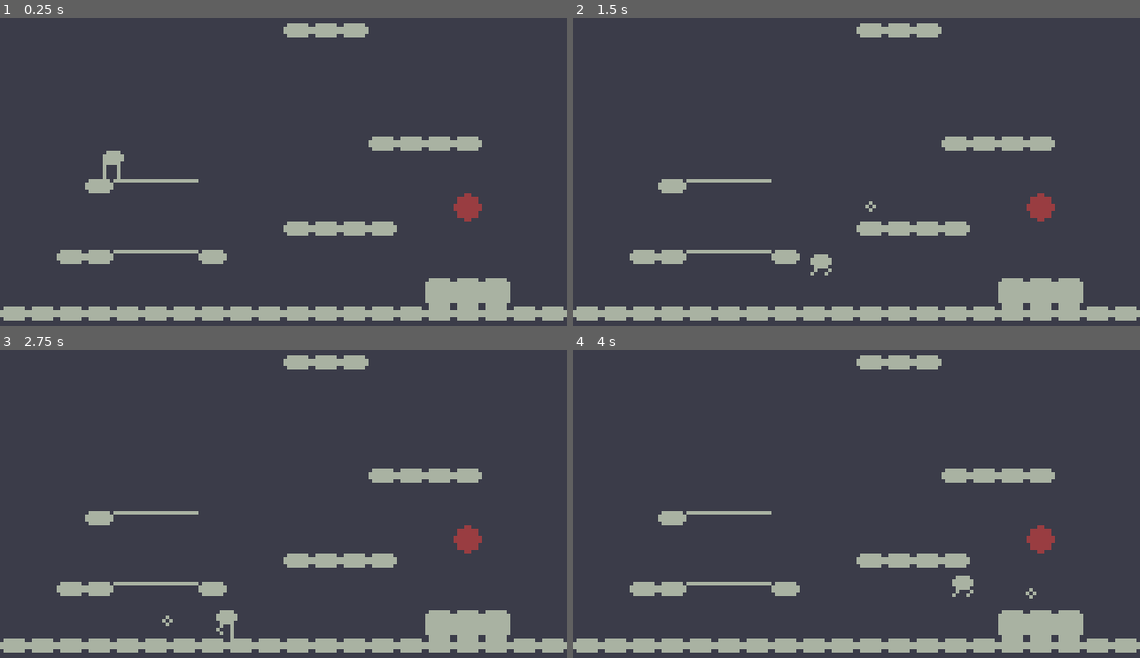
Above: before the commit, frames 1-4 (two rows, left to right).
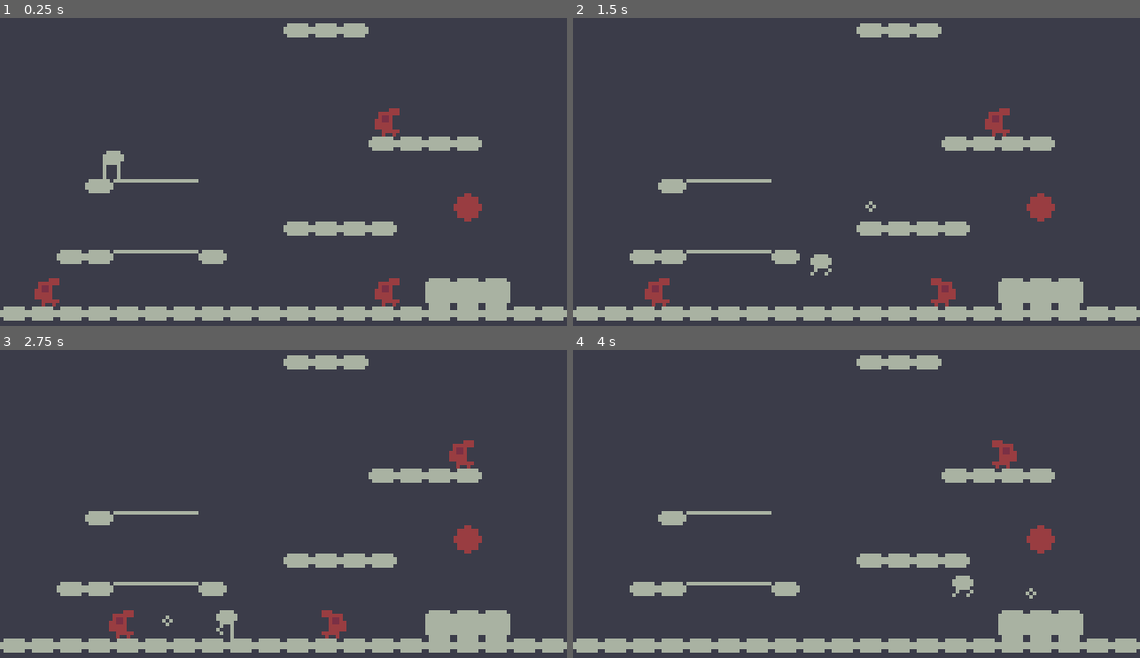
Above: after the commit, the same moments.

Repository: kbattson/jjt1
Game: Godot game, scene res://Scenes/main.tscn
Two runs of this game, one before a commit and one after it. Both use one fixed random seed, a clock stepped at 60 frames per second and the inputs below.
Inputs:
- Up to frame 1 (0.25 s): no input
- Up to frame 2 (1.5 s): hold Left (shoot) 0.53-1.28 s; hold D (right) from 0.53 s (still down); tap Space (jump) at 0.77 s; tap Left (shoot) at 1.35 s
- Up to frame 3 (2.75 s): tap Space (jump) at 1.52 s; release D (right) at 2.03 s; hold A (left) from 2.03 s (still down); hold Left (shoot) from 2.03 s (still down)
- Up to frame 4 (4 s): release A (left) at 2.78 s; release Left (shoot) at 2.78 s; hold D (right) from 2.78 s (still down); tap Left (shoot) at 2.85 s; tap Space (jump) at 3.02, 3.77 s; hold Left (shoot) from 3.53 s (still down)

The runs differ from the first frame. In frame 1, 0.8% of the frame differs, in the area x 6-71%, y 29-94%; in frame 2, 0.8%; in frame 3, 0.8%; in frame 4, 0.3%.

Commit message:
Basic walker implementation

Diff:
--- a/Scenes/bullet.tscn
+++ b/Scenes/bullet.tscn
@@ -8,7 +8,7 @@
 
 [node name="Bullet" type="CharacterBody2D" groups=["Projectile"]]
 collision_layer = 8
-collision_mask = 4
+collision_mask = 5
 script = ExtResource("1_cf17h")
 
 [node name="Sprite2D" type="Sprite2D" parent="."]
--- a/Scenes/main.tscn
+++ b/Scenes/main.tscn
@@ -1,8 +1,9 @@
-[gd_scene load_steps=6 format=4 uid="uid://dhkjsxw6yqcd5"]
+[gd_scene load_steps=7 format=4 uid="uid://dhkjsxw6yqcd5"]
 
 [ext_resource type="PackedScene" uid="uid://baprq14svtfj4" path="res://Scenes/player.tscn" id="1_lrmr6"]
 [ext_resource type="Texture2D" uid="uid://b12hqrgsuw82i" path="res://Assets/test_set.png" id="2_x62b1"]
 [ext_resource type="PackedScene" uid="uid://casvhqr7evvje" path="res://Scenes/spike.tscn" id="3_l5x2g"]
+[ext_resource type="PackedScene" uid="uid://mrpjua8vrjbm" path="res://Scenes/walker.tscn" id="4_y3saj"]
 
 [sub_resource type="TileSetAtlasSource" id="TileSetAtlasSource_r7o36"]
 texture = ExtResource("2_x62b1")
@@ -37,3 +38,12 @@
 
 [node name="Spike" parent="." instance=ExtResource("3_l5x2g")]
 position = Vector2(128, 56)
+
+[node name="Walker" parent="." instance=ExtResource("4_y3saj")]
+position = Vector2(104, 32)
+
+[node name="Walker2" parent="." instance=ExtResource("4_y3saj")]
+position = Vector2(8, 80)
+
+[node name="Walker3" parent="." instance=ExtResource("4_y3saj")]
+position = Vector2(104, 80)
--- a/Scenes/player.tscn
+++ b/Scenes/player.tscn
@@ -115,7 +115,7 @@
 size = Vector2(6, 8)
 
 [node name="Player" type="CharacterBody2D"]
-collision_layer = 0
+collision_layer = 2
 script = ExtResource("1_f0bd8")
 
 [node name="CollisionShape2D" type="CollisionShape2D" parent="."]
@@ -132,7 +132,7 @@
 wait_time = 0.27
 
 [node name="Hitbox" type="Area2D" parent="."]
-collision_layer = 2
+collision_layer = 0
 collision_mask = 4
 
 [node name="CollisionShape2D" type="CollisionShape2D" parent="Hitbox"]
--- a/Scenes/spike.tscn
+++ b/Scenes/spike.tscn
@@ -24,7 +24,7 @@
 position = Vector2(4, 4)
 shape = SubResource("RectangleShape2D_2y6el")
 
-[node name="Hurtbox" type="Area2D" parent="."]
+[node name="Hurtbox" type="Area2D" parent="." groups=["Enemy"]]
 collision_layer = 0
 collision_mask = 8
 
--- /dev/null
+++ b/Scenes/walker.tscn
@@ -0,0 +1,44 @@
+[gd_scene load_steps=5 format=3 uid="uid://mrpjua8vrjbm"]
+
+[ext_resource type="Script" path="res://Scripts/walker.gd" id="1_s3utj"]
+[ext_resource type="Texture2D" uid="uid://cskkn4msp680m" path="res://Assets/walker.png" id="1_w5o88"]
+
+[sub_resource type="RectangleShape2D" id="RectangleShape2D_thx4v"]
+size = Vector2(8, 8)
+
+[sub_resource type="RectangleShape2D" id="RectangleShape2D_wha30"]
+size = Vector2(10, 10)
+
+[node name="Walker" type="CharacterBody2D" groups=["Enemy"]]
+collision_layer = 4
+collision_mask = 0
+script = ExtResource("1_s3utj")
+
+[node name="Sprite2D" type="Sprite2D" parent="."]
+position = Vector2(4, 4)
+texture = ExtResource("1_w5o88")
+region_enabled = true
+region_rect = Rect2(32, 0, 8, 8)
+
+[node name="CollisionShape2D" type="CollisionShape2D" parent="."]
+position = Vector2(4, 4)
+shape = SubResource("RectangleShape2D_thx4v")
+
+[node name="Hurtbox" type="Area2D" parent="."]
+collision_layer = 0
+collision_mask = 8
+
+[node name="CollisionShape2D" type="CollisionShape2D" parent="Hurtbox"]
+position = Vector2(4, 4)
+shape = SubResource("RectangleShape2D_wha30")
+
+[node name="DownCast" type="RayCast2D" parent="."]
+position = Vector2(9, 0)
+target_position = Vector2(0, 10)
+
+[node name="AheadCast" type="RayCast2D" parent="."]
+position = Vector2(4, 4)
+target_position = Vector2(8, 0)
+collision_mask = 5
+
+[connection signal="body_entered" from="Hurtbox" to="." method="_on_hurtbox_body_entered"]
--- a/Scripts/player.gd
+++ b/Scripts/player.gd
@@ -47,8 +47,11 @@
 func get_grav() -> Vector2:
 	return get_gravity() if velocity.y < 0 else get_gravity() * FALL_GRAVITY_MULT
 
-func set_flip():
-	anim.flip_h = true if velocity.x < 0 else false
+func set_flip() -> void:
+	if velocity.x < 0:
+		anim.flip_h = true
+	if velocity.x > 0:
+		anim.flip_h = false
 
 func shoot():
 	var instance = projectile.instantiate()
--- a/Scripts/spike.gd
+++ b/Scripts/spike.gd
@@ -3,9 +3,8 @@
 var health : int = 3
 
 func _on_hurtbox_body_entered(body: Node2D) -> void:
+	body.queue_free()
 	if body.is_in_group("Projectile"):
 		health -= 1
 		if health == 0:
 			queue_free()
-
-		body.queue_free()
--- /dev/null
+++ b/Scripts/walker.gd
@@ -0,0 +1,37 @@
+extends CharacterBody2D
+
+const SPEED : float = 500.0
+const OFFSET : int = 10
+
+var health : int = 2
+var flipped : bool = false
+
+@onready var ahead_cast = $AheadCast
+@onready var down_cast = $DownCast
+@onready var anim = $Sprite2D
+
+func _on_hurtbox_body_entered(body: Node2D) -> void:
+	if body.is_in_group("Projectile"):
+		body.queue_free()
+		health -= 1
+		if health == 0:
+			queue_free()
+
+func _physics_process(delta):
+	velocity.x = -SPEED * delta if flipped else SPEED * delta
+
+	if !down_cast.is_colliding() or ahead_cast.is_colliding():
+		flipped = false if flipped else true
+		flip()
+
+	move_and_slide()
+
+func flip():
+	if flipped:
+		anim.flip_h = true
+		down_cast.position.x -= OFFSET
+		ahead_cast.scale.x *= -1
+	else:
+		anim.flip_h = false
+		down_cast.position.x += OFFSET
+		ahead_cast.scale.x *= -1
--- a/project.godot
+++ b/project.godot
@@ -22,6 +22,11 @@
 window/size/window_width_override=800
 window/size/window_height_override=500
 window/stretch/mode="canvas_items"
+
+[global_group]
+
+Enemy=""
+Projectile=""
 
 [input]
 
Binary file added: Assets/walker.png
Not shown, added: Assets/walker.png.import
